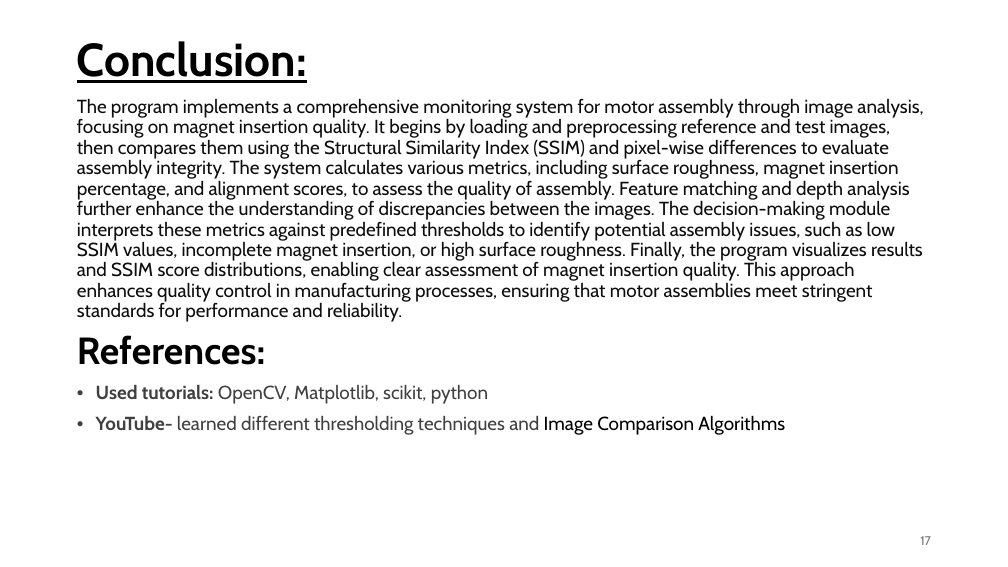
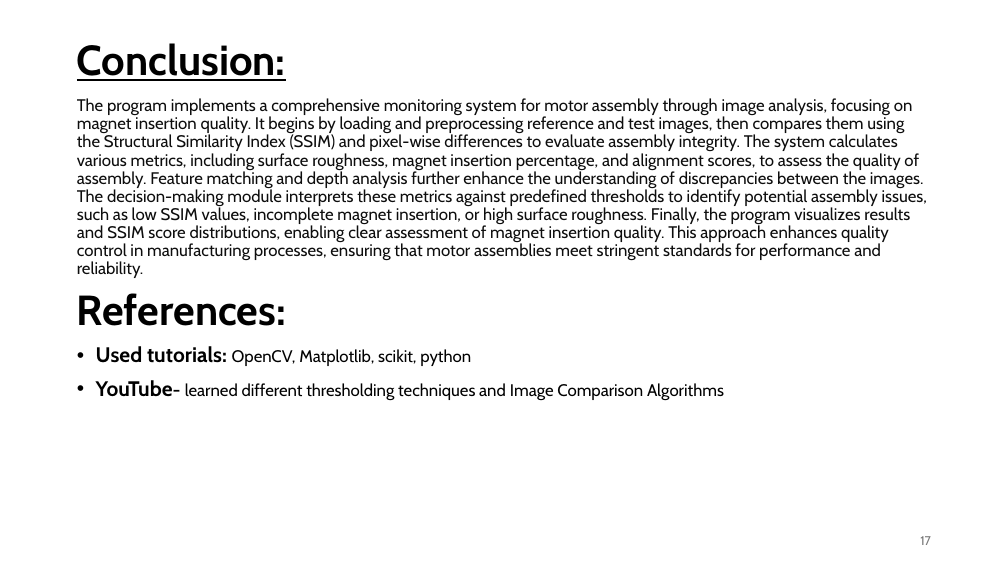
Before and after one commit to arpankumar2520/IDEAS_TIH_Project, a slide deck: slide 17 of MOTOR ASSEMBLY MONITORING THROUGH IMAGE ANALYSIS.pptx. Drawn at 1008x567 pixels with LibreOffice and Linux fonts; fonts in the diff are those of the drawing; background and template pictures are left out. Boxes give left, top, right and bottom in pixels: in the first picture for what was removed or moved away, otherwise in the second. Text is boxed around its words. In the diff, an @@ line names an element or a change of style, - is before the commit and + after.

```diff
--- a/MOTOR ASSEMBLY MONITORING THROUGH IMAGE ANALYSIS.pptx
+++ b/MOTOR ASSEMBLY MONITORING THROUGH IMAGE ANALYSIS.pptx
@@ title "Conclusion:" at (x1=77, y1=43, x2=286, y2=81): size 44 to 40 pt @@
@@ text "The program implements a comprehensive ..." at (x1=77, y1=98, x2=927, y2=400): size 18 to 16 pt; size 36 to 40 pt in "References:"; size 18 to 20 pt in "Used tutorials:", "YouTube-"; text colour #404040 to #000000 in "Used tutorials: OpenCV, Matplotlib, scikit, python", "YouTube- learned different thresholding techniques and" @@
```
Also in this commit, not shown: 14 other slides changed, 1 slide added, 1 slide removed, 3 other files.
